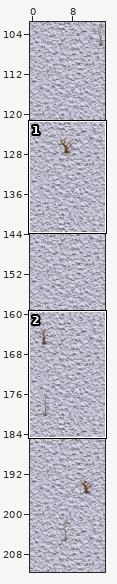
One commit to this Tiled map: android/assets/levelOne/levelOne.tmx. Above, an overview of the earlier version with the close-up marked.
Close-up. Old version:
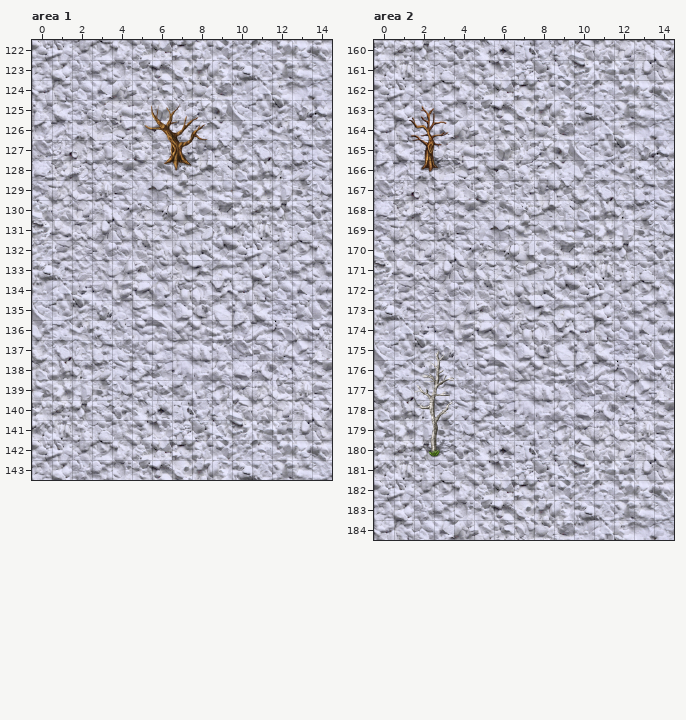
Cells are 32x32 px. Shown: area 1 x 0..14, y 122..143; area 2 x 0..14, y 160..184. The commit also changed other parts of the map, which this record leaves out. Tiles whose own drawing changed are shown in their newer look in all pictures.
After the commit:
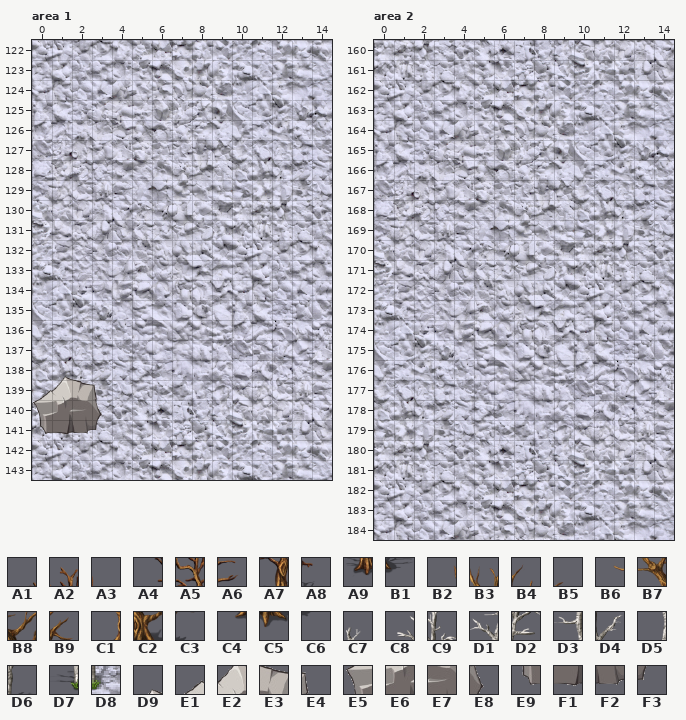
Key: from "background": A1 15, A2 16, A3 17, A4 47, A5 48, A6 49, A7 80, A8 81, A9 112, B1 113, B2 143, B3 144, B4 145, B5 146, B6 175, B7 176, B8 177, B9 178, C1 208, C2 209, C3 210, C4 240, C5 241, C6 242, C7 273, C8 304, C9 305, D1 336, D2 337, D3 368, D4 369, D5 400, D6 401, D7 432, D8 433, D9 500, E1 531, E2 532, E3 533, E4 534, E5 563, E6 564, E7 565, E8 566, E9 595, F1 596, F2 597, F3 598.
__ is an empty cell, .. an unchanged one.
See-through tiles are keyed as they look on the map.
What changed:
--- layer "graphics", area 1
@@ x 5..8 @@
-125 B2 B3 B4 B5
-126 B6 B7 B8 B9
-127 .. C1 C2 C3
-128 .. C4 C5 C6
+125 __ __ __ __
+126 __ __ __ __
+127 .. __ __ __
+128 .. __ __ __
@@ x 0..3 @@
-138 .. __ .. ..
-139 __ __ __ __
-140 __ __ __ __
-141 __ __ __ __
+138 .. D9 .. ..
+139 E1 E2 E3 E4
+140 E5 E6 E7 E8
+141 E9 F1 F2 F3
--- layer "graphics", area 2
@@ x 1..3 @@
-163 A1 A2 A3
-164 A4 A5 A6
-165 .. A7 A8
-166 .. A9 B1
+163 __ __ __
+164 __ __ __
+165 .. __ __
+166 .. __ __
@@ x 2..3 @@
-175 .. C7
-176 C8 C9
-177 D1 D2
-178 D3 D4
-179 D5 D6
-180 D7 D8
+175 .. __
+176 __ __
+177 __ __
+178 __ __
+179 __ __
+180 __ __
Changed places in both close-ups, as pixel boxes (x1, y1, x2, y2):
removed: (144, 105, 208, 171)
added: (33, 376, 102, 435)
removed: (408, 106, 453, 173)
removed: (414, 351, 454, 458)
